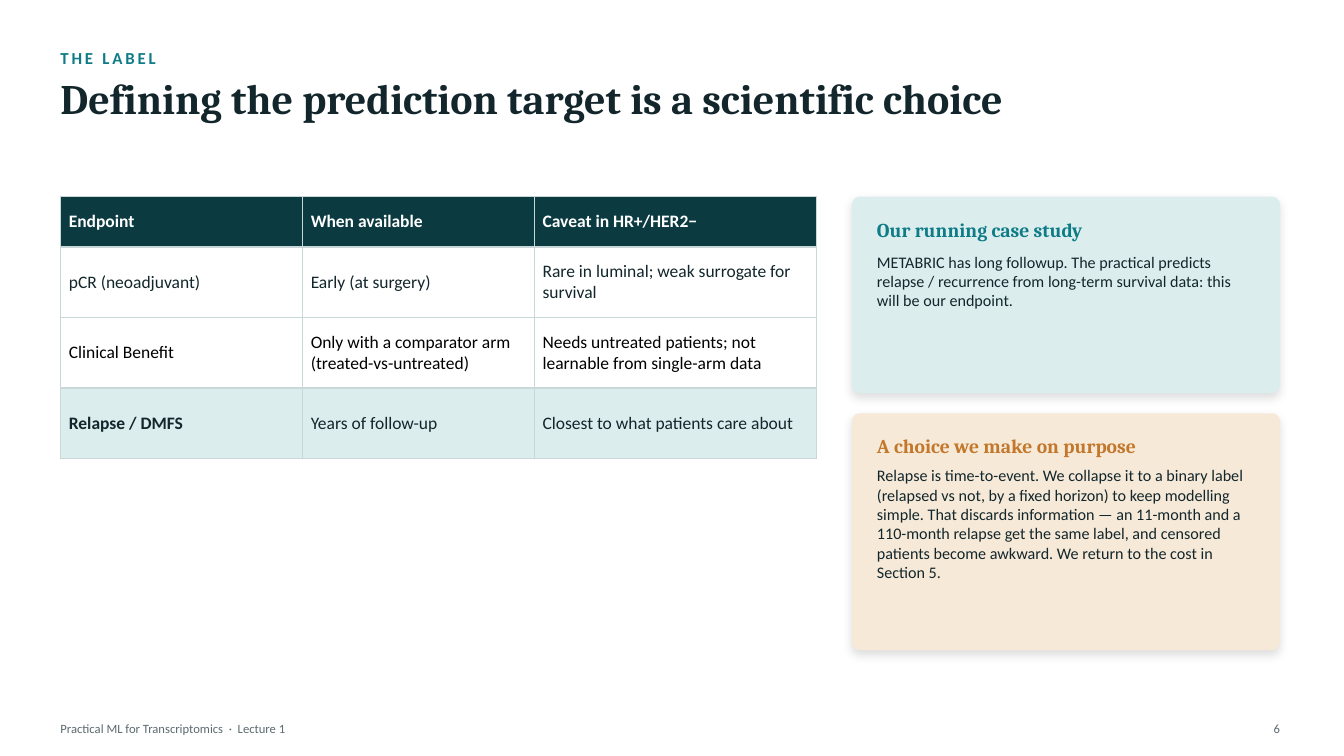
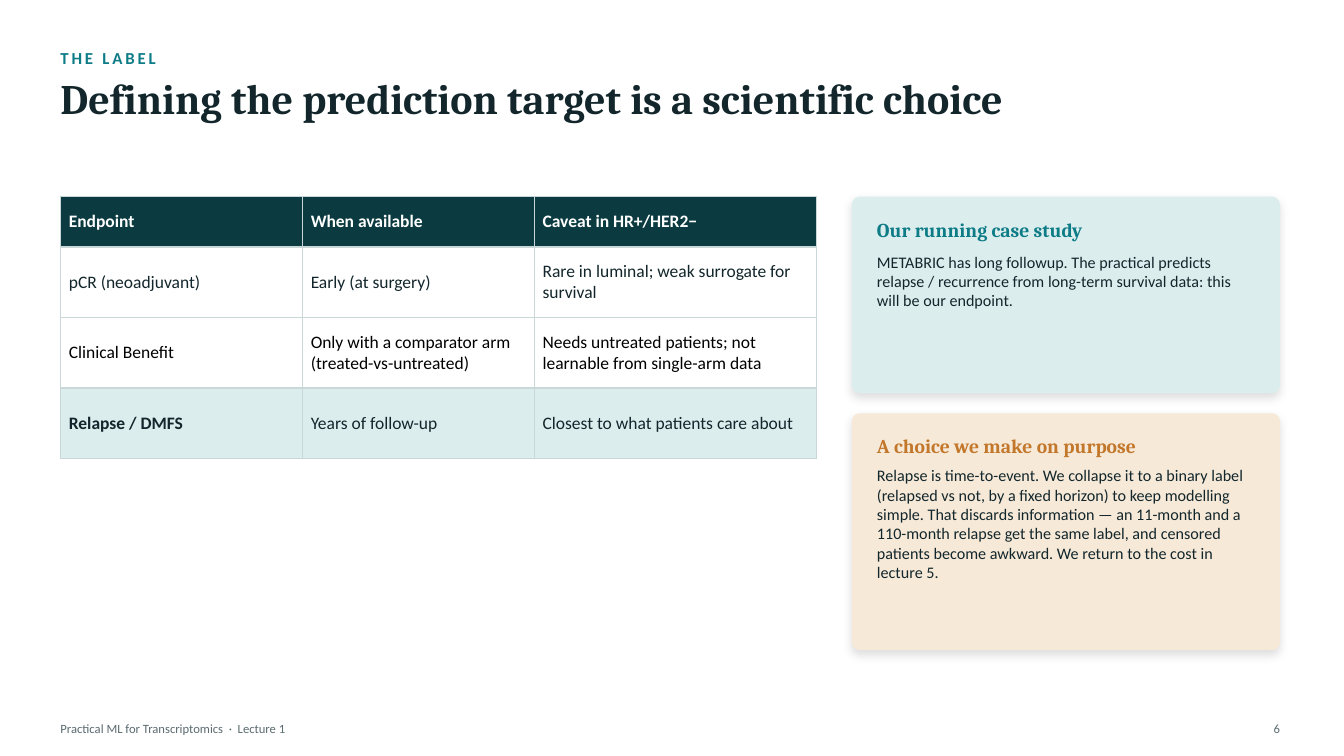
Before and after one commit to zhanyinx/ml26, a slide deck: slide 6 of lessons/lesson01_biological_question/theory/slides/Lecture1 - From Biological Question to ML Problem.pptx. Drawn at 1344x756 pixels with LibreOffice and Linux fonts; fonts in the diff are those of the drawing. Boxes give left, top, right and bottom in pixels: in the first picture for what was removed or moved away, otherwise in the second. Text is boxed around its words. In the diff, an @@ line names an element or a change of style, - is before the commit and + after.

```diff
--- a/lessons/lesson01_biological_question/theory/slides/Lecture1 - From Biological Question to ML Problem.pptx
+++ b/lessons/lesson01_biological_question/theory/slides/Lecture1 - From Biological Question to ML Problem.pptx
@@ text at (x1=877, y1=469, x2=1243, y2=578): text changed @@
-Relapse is time-to-event. We collapse it to a binary label (relapsed vs not, by a fixed horizon) to keep modelling simple. That discards information — an 11-month and a 110-month relapse get the same label, and censored patients become awkward. We return to the cost in Section 5.
+Relapse is time-to-event. We collapse it to a binary label (relapsed vs not, by a fixed horizon) to keep modelling simple. That discards information — an 11-month and a 110-month relapse get the same label, and censored patients become awkward. We return to the cost in lecture 5.
```
Also in this commit, not shown: 7 other slides changed.
